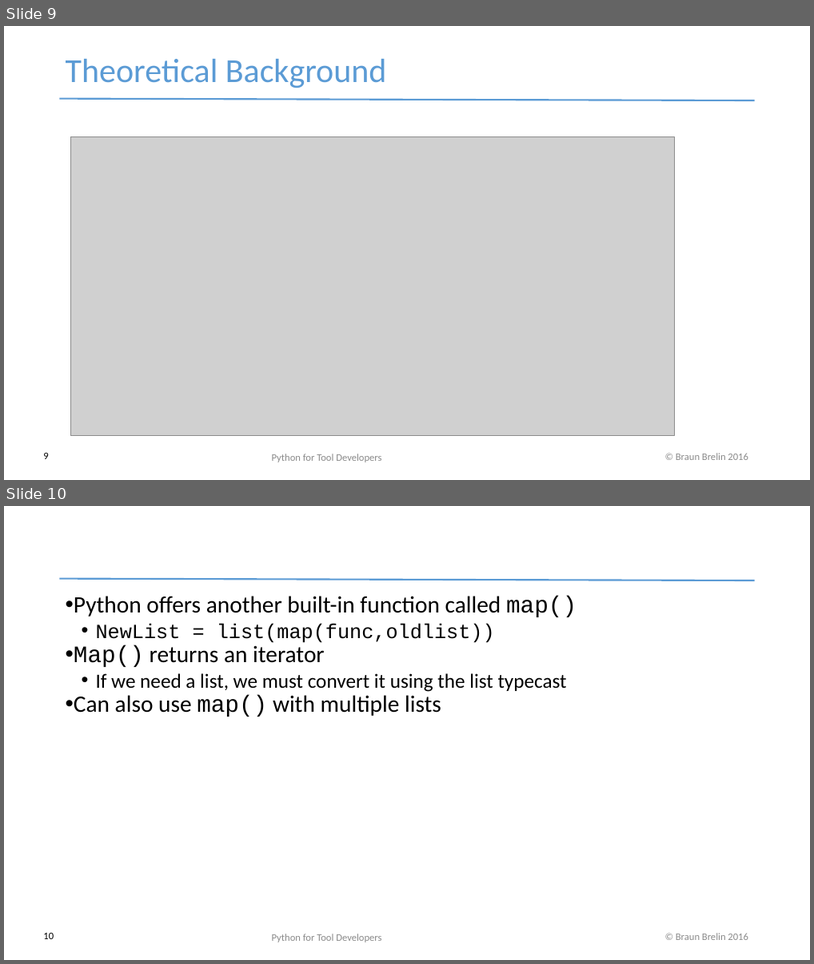
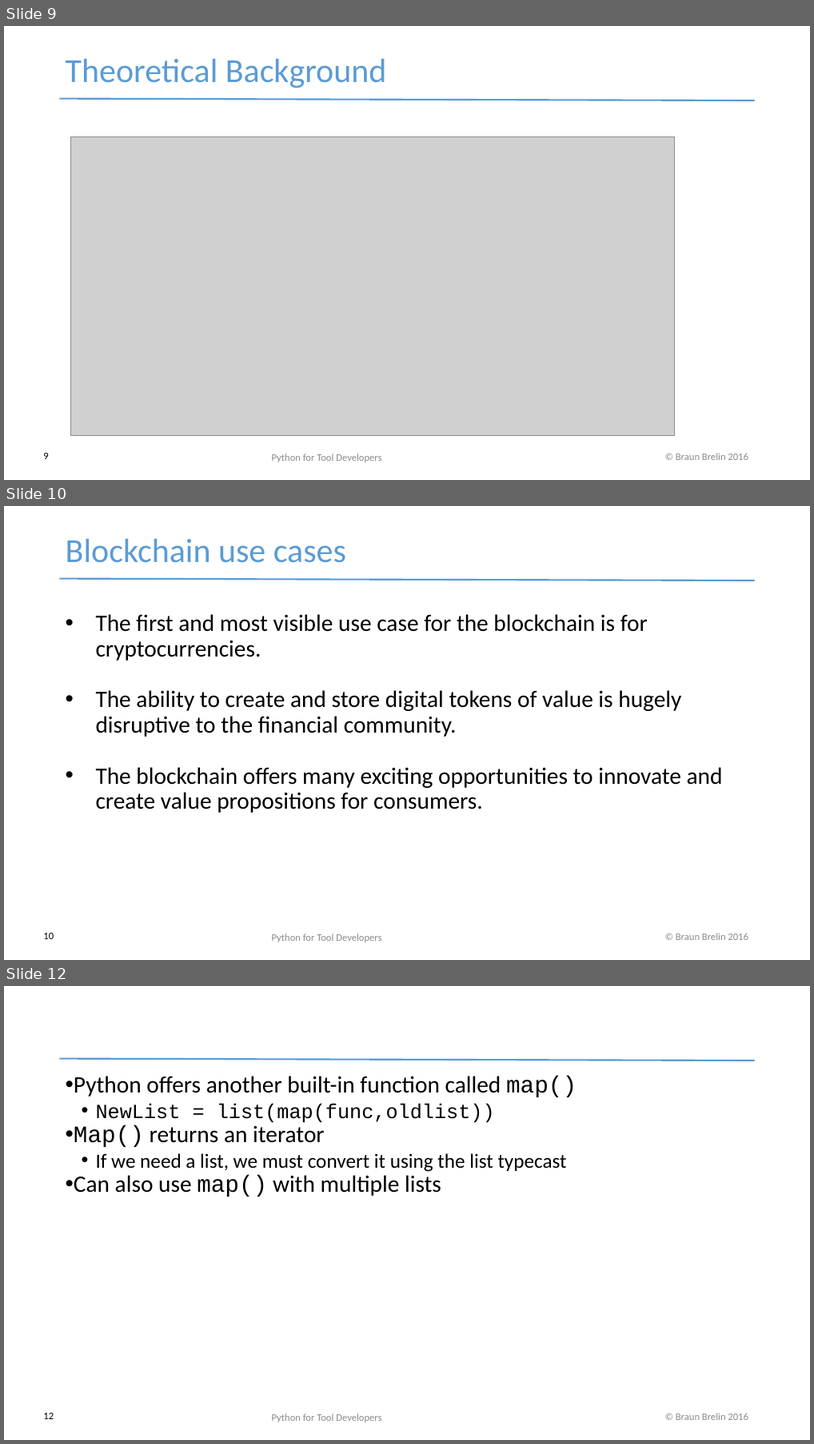
Before and after one commit to redmage123/btc-introductory-workshop, a slide deck: docs/Blockchain workshop v0.1.pptx. Shown one above the other, each under a label of ours: slides 9 and 10 before the commit, slides 9, 10 and 12 after it; the slides between them are not shown. The pictures are 814x964 and 814x1444 pixels, drawn with LibreOffice and Linux fonts; fonts in the diff are those of the drawing; grey boxes stand for pictures. Boxes give left, top, right and bottom in pixels: in the first picture for what was removed or moved away, otherwise in the second. Text is boxed around its words. In the diff, an @@ line names an element or a change of style, - is before the commit and + after.

```diff
--- a/docs/Blockchain workshop v0.1.pptx
+++ b/docs/Blockchain workshop v0.1.pptx
@@ slide 10 added at (x1=4, y1=506, x2=810, y2=960), background #FFFFFF; not listed: 2 template elements that a slide beside it also shows @@
@@ text added at (x1=66, y1=539, x2=346, y2=563), 40 pt, text #5B9BD5 @@
+Blockchain use cases
@@ text added at (x1=96, y1=614, x2=723, y2=812), 28 pt, text #000000 @@
+• The first and most visible use case for the blockchain is for cryptocurrencies.
+• The ability to create and store digital tokens of value is hugely disruptive to the financial community.
+• The blockchain offers many exciting opportunities to innovate and create value propositions for consumers.
@@ page number added at (x1=43, y1=932, x2=54, y2=939), 12 pt, text #000000 @@
+10
@@ text added at (x1=272, y1=933, x2=382, y2=942), 12 pt, text #8B8B8B @@
+Python for Tool Developers
@@ what was slide 10 is now slide 12 @@
@@ page number at (x1=43, y1=1412, x2=54, y2=1419): text changed @@
-10
+12
```
Also in this commit, not shown: 1 other slide added, 1 other file.
